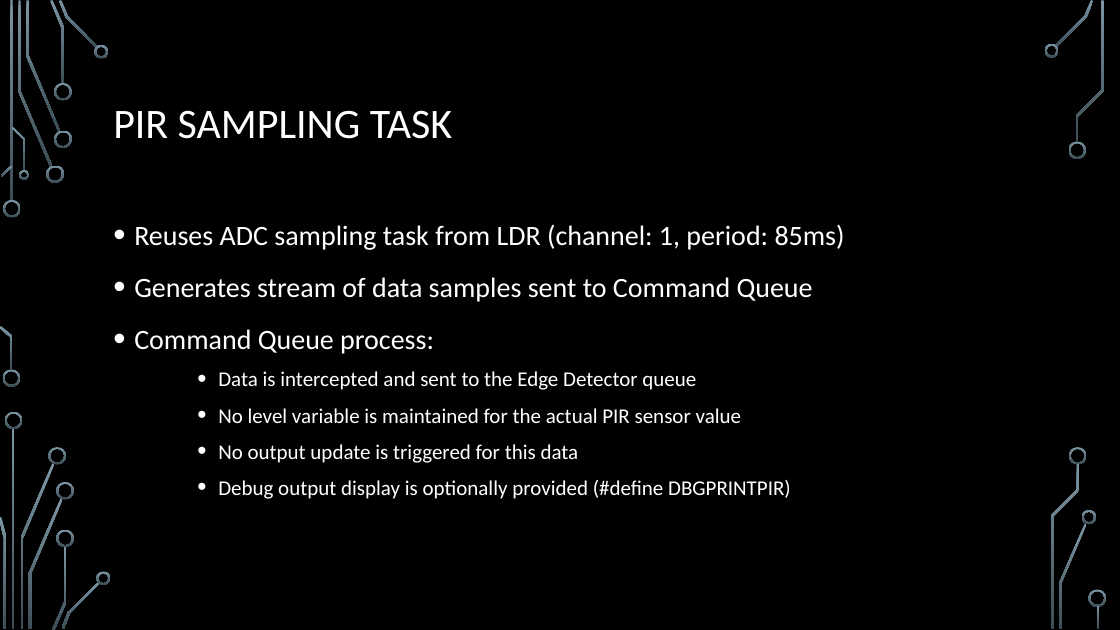
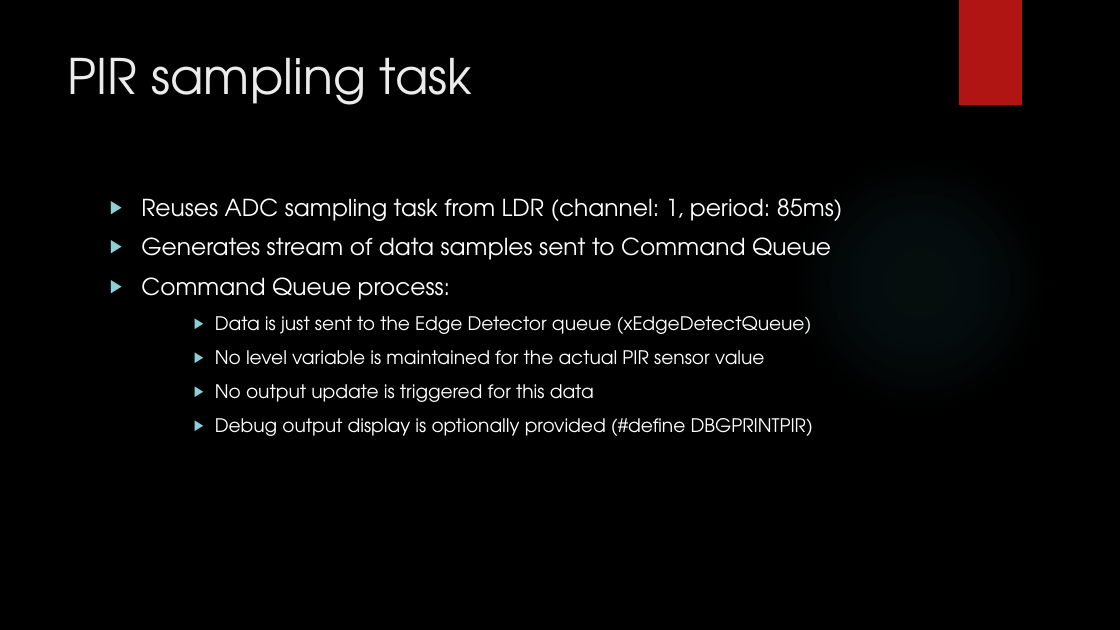
Before and after one commit to EmbeddedSystemClass/FinalProject5381, a slide deck: slide 26 of Final Project 5381.pptx (slide 25 before the commit). Drawn at 1120x630 pixels with LibreOffice and Linux fonts; fonts in the diff are those of the drawing; background and template pictures are left out. Boxes give left, top, right and bottom in pixels: in the first picture for what was removed or moved away, otherwise in the second. Text is boxed around its words. In the diff, an @@ line names an element or a change of style, - is before the commit and + after.

Commit message:
Table of ADC value translation as required. New skin Ion used.

```diff
--- a/Final Project 5381.pptx
+++ b/Final Project 5381.pptx
@@ rectangle added at <box>959,0,1022,105</box>, fill #B01513 @@
@@ title "PIR sampling task" at <box>68,57,472,105</box>: vertical alignment middle to top @@
@@ title at <box>68,57,472,105</box>: text changed; size 36 to 42 pt; font Calibri to TeX Gyre Adventor; text colour #FFFFFF to #EBEBEB @@
-PIR SAMPLING TASK
+PIR sampling task
@@ ellipse added at <box>791,154,1049,413</box>, fill gradient #50B9C1 @@
@@ text "Reuses ADC sampling task from ...": place and size @@
-text "Reuses ADC sampling task from ..." at <box>134,224,845,499</box>
+text "Reuses ADC sampling task from ..." at <box>141,198,842,436</box>
@@ text at <box>141,198,842,436</box>: size 24 to 20 pt in "Reuses ADC sampling task from LDR (channel: ...", "Generates stream of data samples sent to ...", "Command Queue process:"; font Calibri to TeX Gyre Adventor in "Reuses ADC sampling task from LDR (channel: ...", "Generates stream of data samples sent to ...", "Command Queue process:", "No level variable is maintained for the ..." and 2 more places; size 18 to 16 pt in "No level variable is maintained for the ...", "No output update is triggered for this ...", "Debug output display is optionally provided (#define ..."; bullet • to ▶; line spacing 1.2 to 1; more space between paragraphs @@
@@ text at <box>215,316,812,334</box>: text changed; size 18 to 16 pt; font Calibri to TeX Gyre Adventor @@
-    • Data is intercepted and sent to the Edge Detector queue
+    ▶ Data is just sent to the Edge Detector queue (xEdgeDetectQueue)
@@ group removed at <box>0,0,1107,630</box>: 33 freeform shapes, 3 rectangles @@
```
Also in this commit, not shown: 43 other slides changed, 1 slide added.
